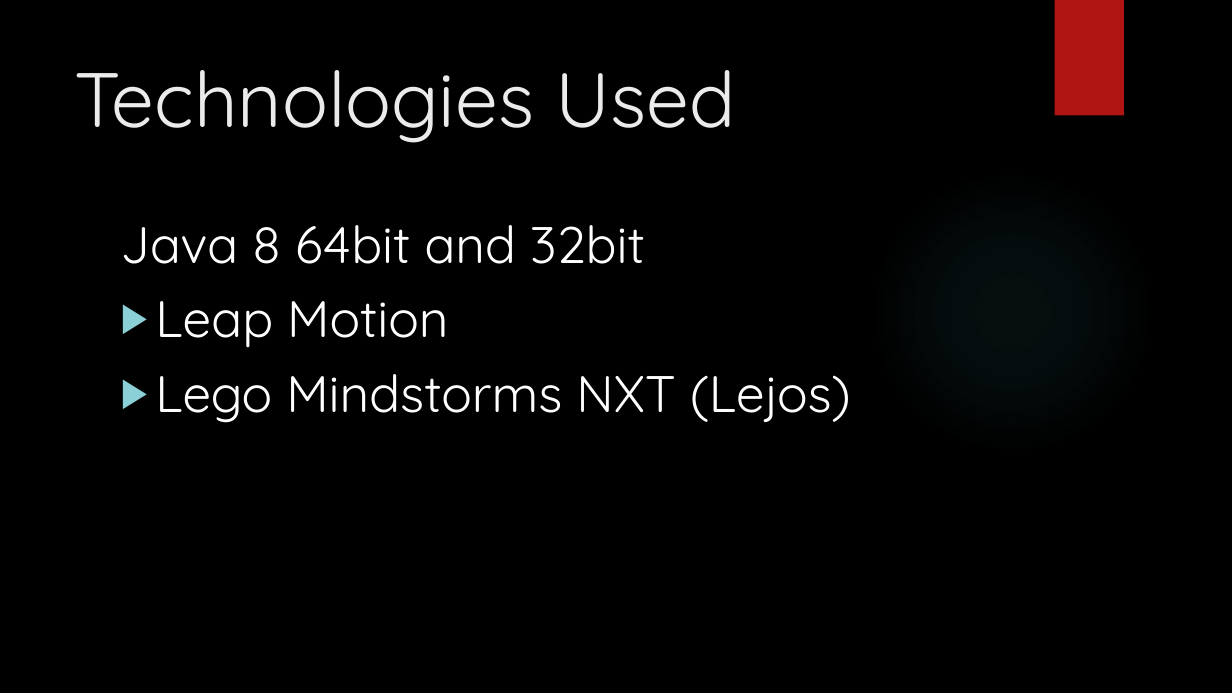
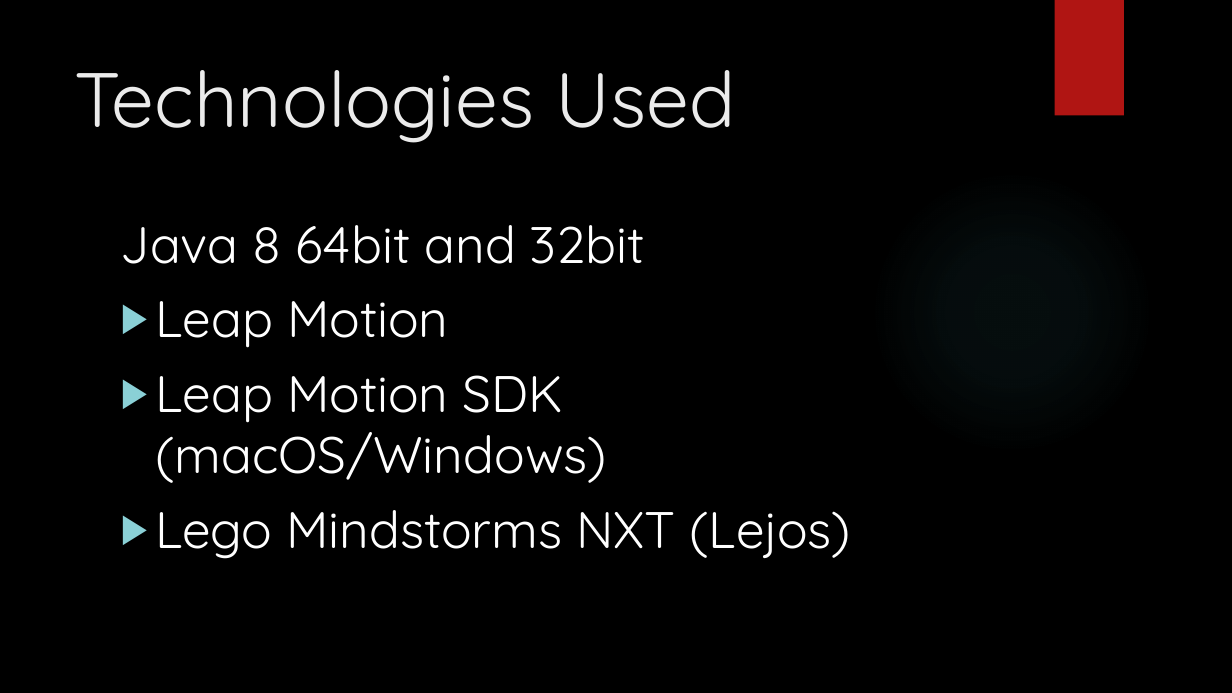
Before and after one commit to kevind992/Mechanical-Arm-Controlled-by-Leap-Motion, a slide deck: slide 3 of presentation.pptx. Drawn at 1232x693 pixels with LibreOffice and Linux fonts; fonts in the diff are those of the drawing; background and template pictures are left out. Boxes give left, top, right and bottom in pixels: in the first picture for what was removed or moved away, otherwise in the second. Text is boxed around its words. In the diff, an @@ line names an element or a change of style, - is before the commit and + after.

```diff
--- a/presentation.pptx
+++ b/presentation.pptx
@@ text at bbox=[155, 375, 606, 483]: paragraph added @@
+▶ Leap Motion SDK (macOS/Windows)
```
Also in this commit, not shown: 1 slide added, 1 other file.
